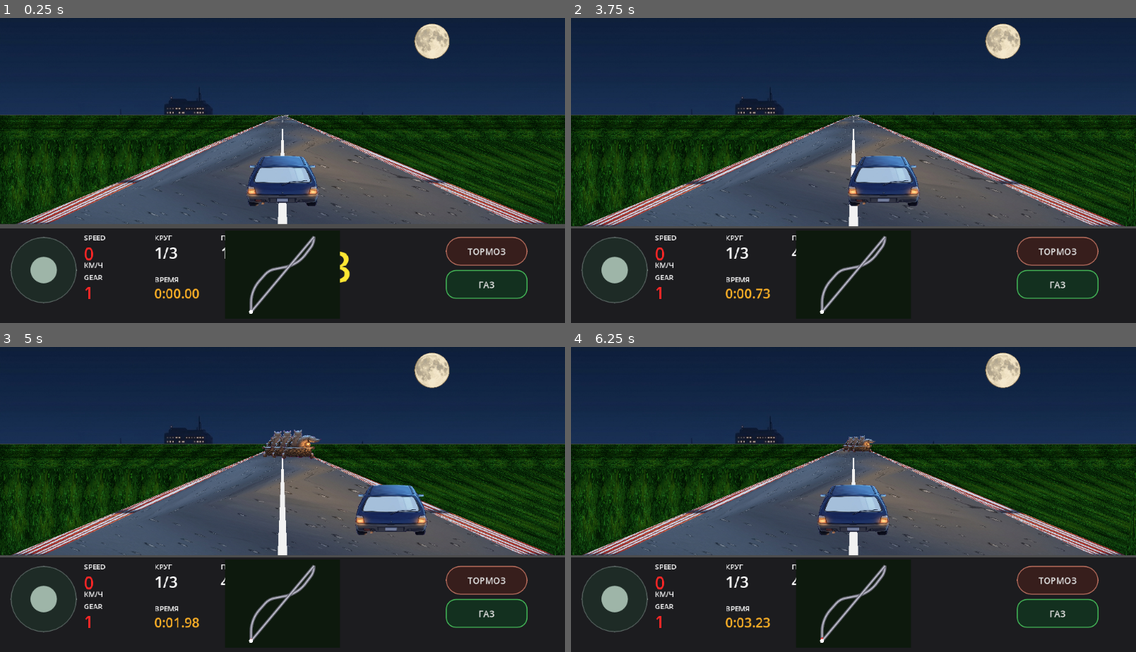
Above: before the commit, frames 1-4 (two rows, left to right).
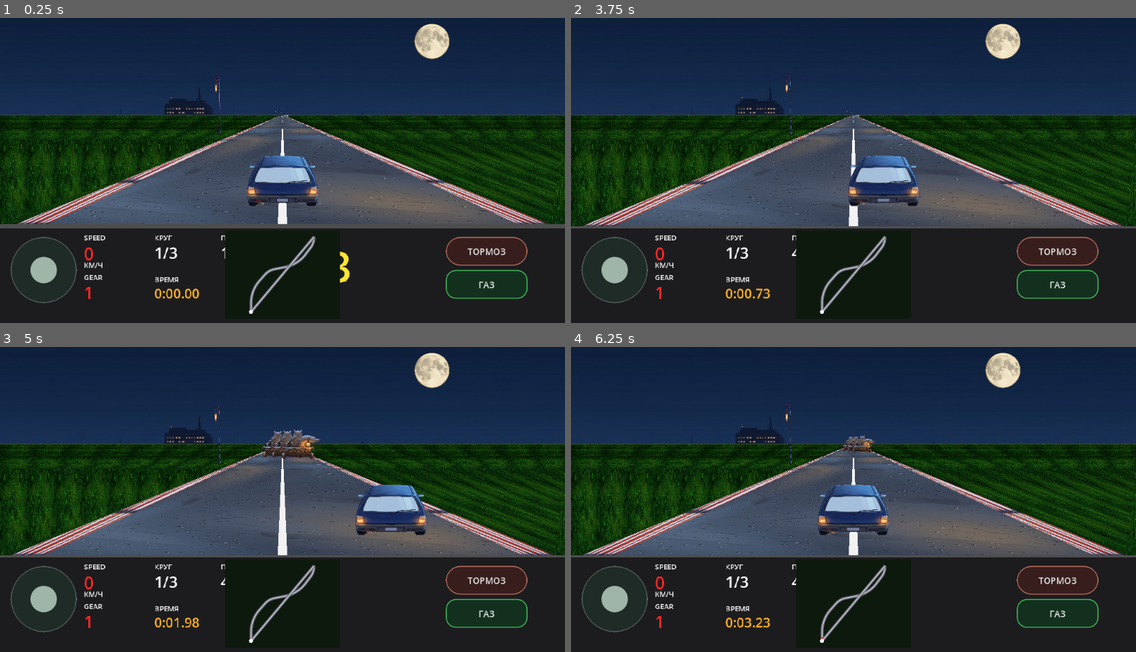
Above: after the commit, the same moments.

Repository: masterofmagic234/Arkon
Game: Godot game, scene res://scenes/level2_pseudo3d.tscn
Two runs of this game, one before a commit and one after it. Both use one fixed random seed, a clock stepped at 60 frames per second and the inputs below. This scene is started directly instead of the project's main scene.
Inputs (mouse positions are in pixels of both pictures, inside the frame that each line leads up to):
- Up to frame 1 (0.25 s): no input
- Up to frame 2 (3.75 s): click "ТОРМОЗ" at 0.5 s; click "ГАЗ" at 1.25 s; tap Enter at 2, 3.5 s; move the mouse to (977, 149) at 2.02 s; hold D (race_right) 2.03-2.75 s; click (977, 149) at 2.17 s; tap Space at 2.75 s; drag from (740, 179) to (825, 228) at 2.77 s; move the mouse to (910, 94) at 3.52 s; hold D (race_right) from 3.53 s (still down)
- Up to frame 3 (5 s): release D (race_right) at 4.25 s; drag from (254, 557) to (113, 444) at 4.27 s
- Up to frame 4 (6.25 s): move the mouse to (1023, 542) at 5.02 s; hold A (race_left) 5.03-5.75 s; drag from (684, 444) to (768, 414) at 5.77 s

The runs differ from the first frame. In frame 1, 2.6% of the frame differs, in the area x 1-98%, y 18-68%; in frame 2, 2.5%; in frame 3, 2.7%, in the area x 10-97%, y 18-69%; in frame 4, 2.7%.

Commit message:
Fix Level 2 close texture quality and roadside props

Diff:
--- a/scripts/race_renderer_pseudo3d.gd
+++ b/scripts/race_renderer_pseudo3d.gd
@@ -15,7 +15,7 @@
 const CURVE_SMOOTH_RADIUS: int = 2
 const PLAYER_LATERAL_SCREEN_SCALE: float = 0.42
 const SEGMENT_WORLD_LEN: float = 50.0 / float(VISUAL_SUBDIVISIONS)
-const ASPHALT_UV_PER_SEGMENT: float = 0.35
+const ASPHALT_UV_PER_SEGMENT: float = 1.25
 const ROAD_STEP: int = 2
 
 const COL_SKY_TOP := Color(0.35, 0.55, 1.00)
@@ -73,6 +73,10 @@
     # Grass/asphalt use UVs outside 0..1. Explicit repeat prevents Godot's
     # default edge-clamping from stretching the texture into horizontal bands.
     texture_repeat = CanvasItem.TEXTURE_REPEAT_ENABLED
+    # The asphalt and roadside billboards are viewed at steep angles and at
+    # very different scales. Mipmaps + anisotropic filtering reduce the
+    # smeared/aliased look without changing the road width or curve math.
+    texture_filter = CanvasItem.TEXTURE_FILTER_LINEAR_WITH_MIPMAPS_ANISOTROPIC
     ssx.resize(FAR_SEGMENTS)
     ssy.resize(FAR_SEGMENTS)
     shw.resize(FAR_SEGMENTS)
@@ -358,14 +362,17 @@
 
     # Sparse roadside props: enough to establish the NES roadside silhouette
     # without turning every segment into a transparent-texture draw call.
-    var i: int = FAR_SEGMENTS - 8
-    while i >= 8:
+    var i: int = FAR_SEGMENTS - 6
+    while i >= 0:
         if ssy[i] > horizon_y + 2.0:
             var road_cx: float = ssx[i]
             var road_half: float = shw[i]
-            var prop_scale: float = clampf(road_half / 70.0, 0.16, 2.6)
+            var prop_scale: float = clampf(road_half / 70.0, 0.12, 1.8)
             var side: float = -1.0 if posmod(sidx[i], 2) == 0 else 1.0
-            var outer_x: float = road_cx + side * road_half * 1.55
+            # Keep roadside objects just outside the road edge. The old 1.55
+            # multiplier pushed close props outside the viewport as the road
+            # widened toward the camera, making them appear to vanish.
+            var outer_x: float = road_cx + side * road_half * 1.05
 
             if posmod(sidx[i], 6) == 0 and lamp_texture != null:
                 _draw_billboard(lamp_texture, outer_x, ssy[i], 34.0 * prop_scale, 92.0 * prop_scale)
@@ -373,7 +380,7 @@
                 var tree_tex: Texture2D = pine_texture if (posmod(sidx[i] / 3, 2) == 0 and pine_texture != null) else oak_texture
                 if tree_tex != null:
                     _draw_billboard(tree_tex, outer_x, ssy[i], 110.0 * prop_scale, 150.0 * prop_scale)
-        i -= 24
+        i -= 8
 
 func _draw_ai_cars(w: float, h: float, horizon_y: float) -> void:
     if player_car == null:
